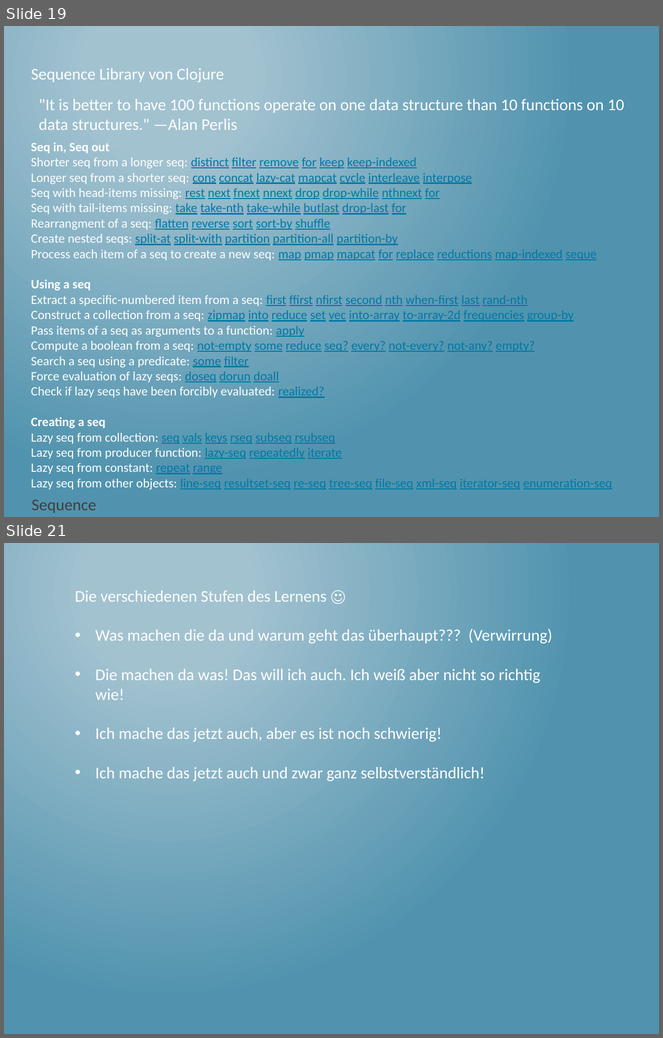
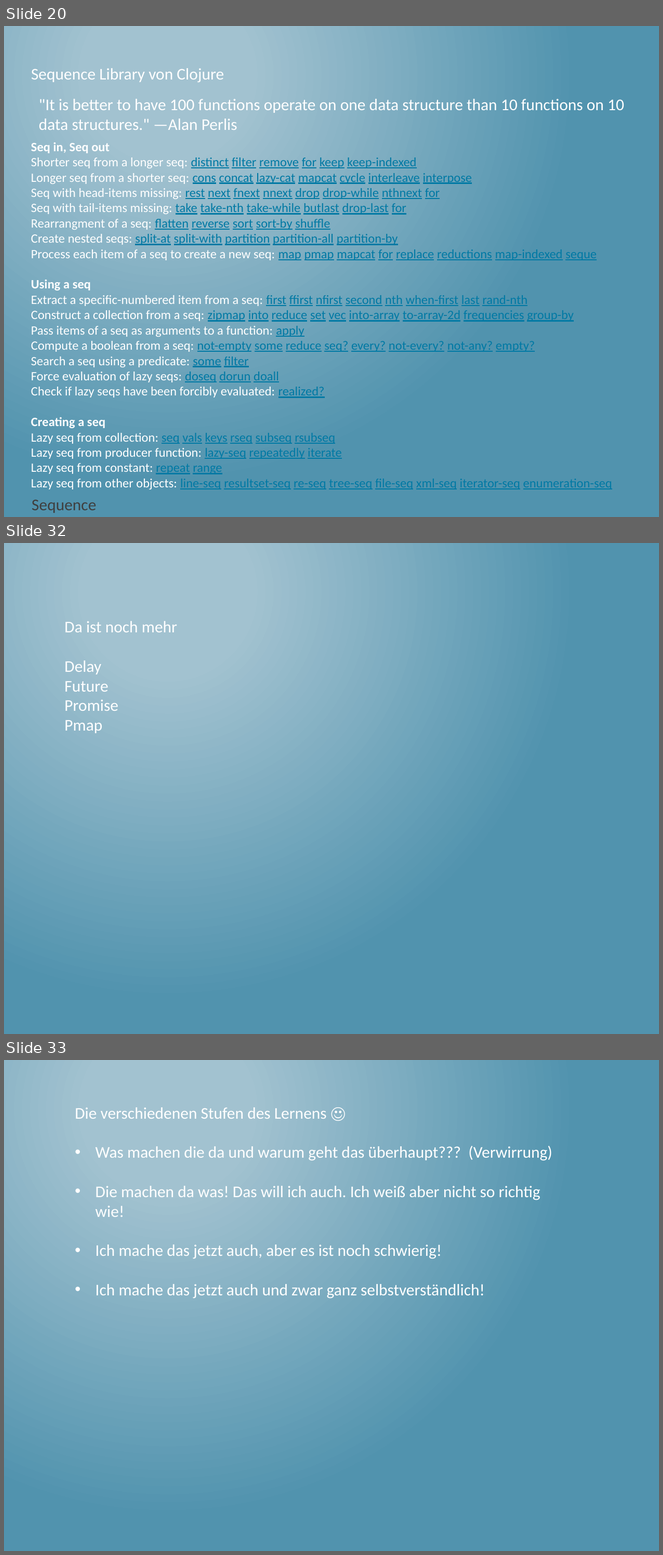
Before and after one commit to thomasschulte/ClojureUsergroupDemo, a slide deck: Clojure Vortrag .NET User Group.pptx. Shown one above the other, each under a label of ours: slides 19 and 21 before the commit, slides 20, 32 and 33 after it; the slides between them are not shown. The pictures are 663x1038 and 663x1555 pixels, drawn with LibreOffice and Linux fonts; fonts in the diff are those of the drawing. Boxes give left, top, right and bottom in pixels: in the first picture for what was removed or moved away, otherwise in the second. Text is boxed around its words. In the diff, an @@ line names an element or a change of style, - is before the commit and + after.

```diff
--- a/Clojure Vortrag .NET User Group.pptx
+++ b/Clojure Vortrag .NET User Group.pptx
@@ slide 32 added at [4, 543, 659, 1034], background gradient #A3C3D1 to #5194AF @@
@@ text added at [64, 621, 177, 733], 18 pt, text #FFFFFF @@
+Da ist noch mehr
+Delay
+Future
+Promise
+Pmap
@@ what was slide 19 is now slide 20 @@
@@ what was slide 21 is now slide 33 @@
```
Also in this commit, not shown: 12 other slides added, 1 slide removed, 1 other file.
